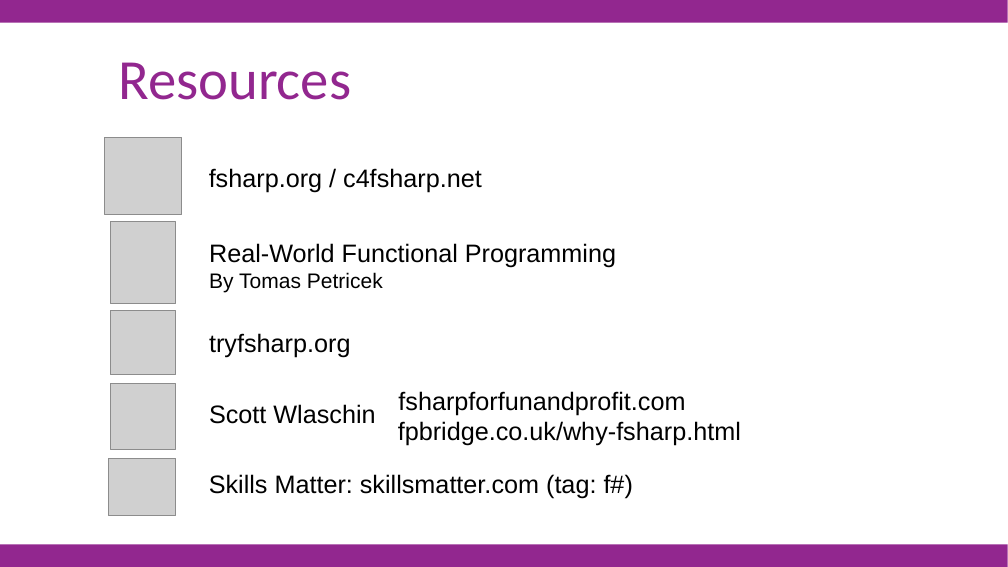
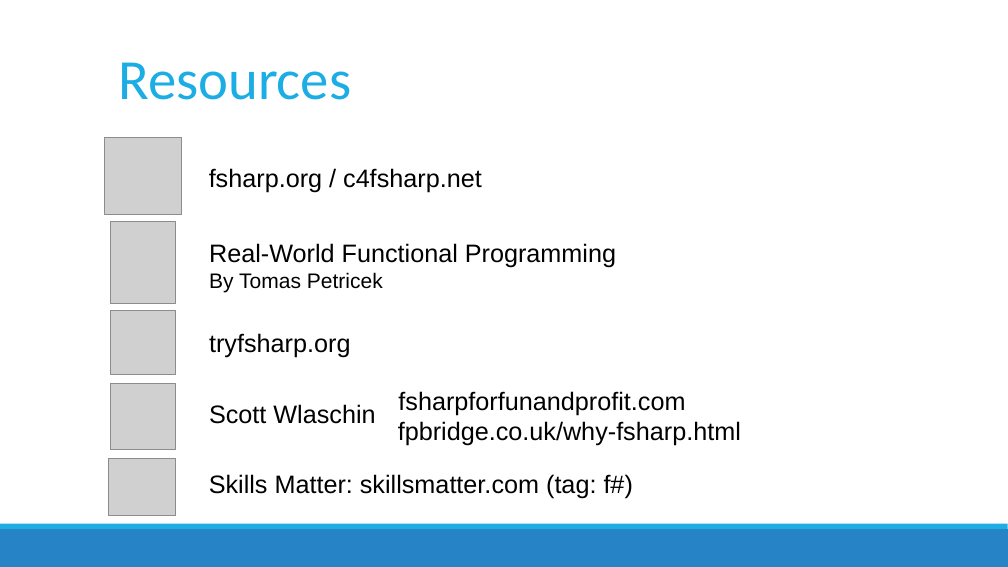
Before and after one commit to jorgef/fsharpworkshop, a slide deck: slide 83 of FSharpWorkshop_Slides.pptx (slide 86 before the commit). Drawn at 1008x567 pixels with LibreOffice and Linux fonts; fonts in the diff are those of the drawing; grey boxes stand for pictures. Boxes give left, top, right and bottom in pixels: in the first picture for what was removed or moved away, otherwise in the second. Text is boxed around its words. In the diff, an @@ line names an element or a change of style, - is before the commit and + after.

```diff
--- a/FSharpWorkshop_Slides.pptx
+++ b/FSharpWorkshop_Slides.pptx
@@ rectangle removed at <box>0,0,1008,23</box> @@
@@ text "Resources" at <box>118,62,351,100</box>: text colour #92278F to #1CADE4 @@
@@ rectangle: place and size @@
-rectangle at <box>0,544,1008,567</box>
+rectangle at <box>0,529,1008,567</box>
@@ rectangle at <box>0,529,1008,567</box>: fill #92278F to #2683C6 @@
@@ rectangle added at <box>0,524,1008,529</box>, fill #1CADE4 @@
```
Also in this commit, not shown: 80 other slides changed, 2 slides added, 5 slides removed, 1 other file.
